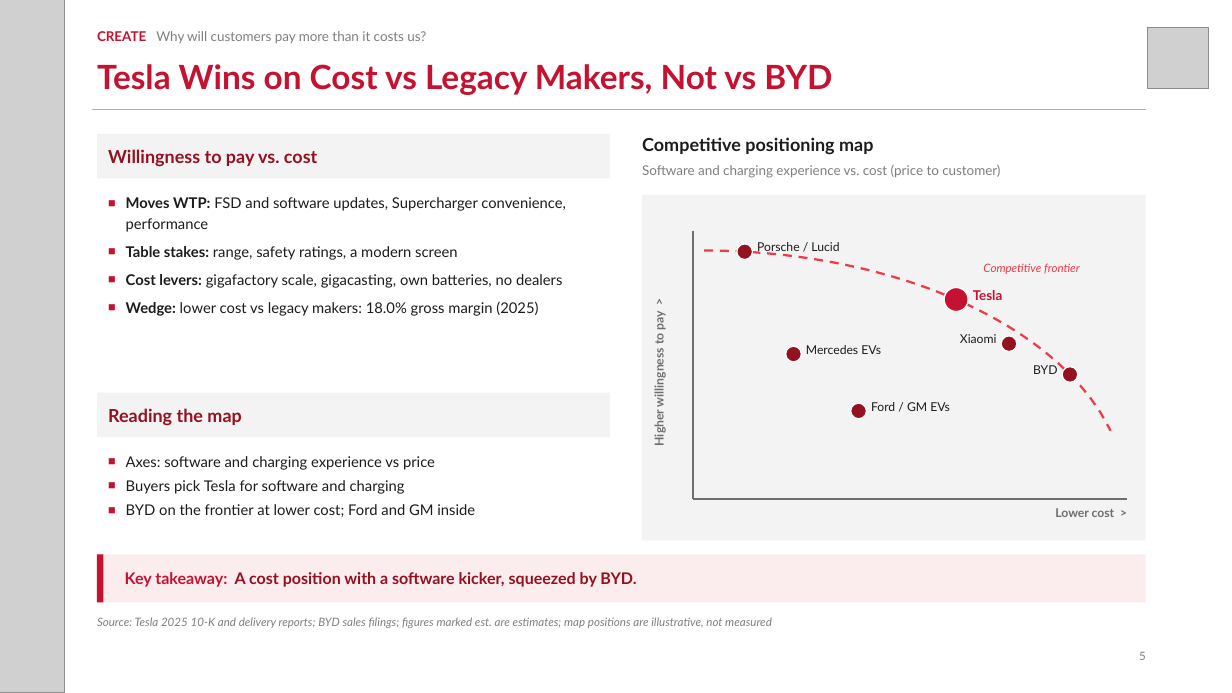
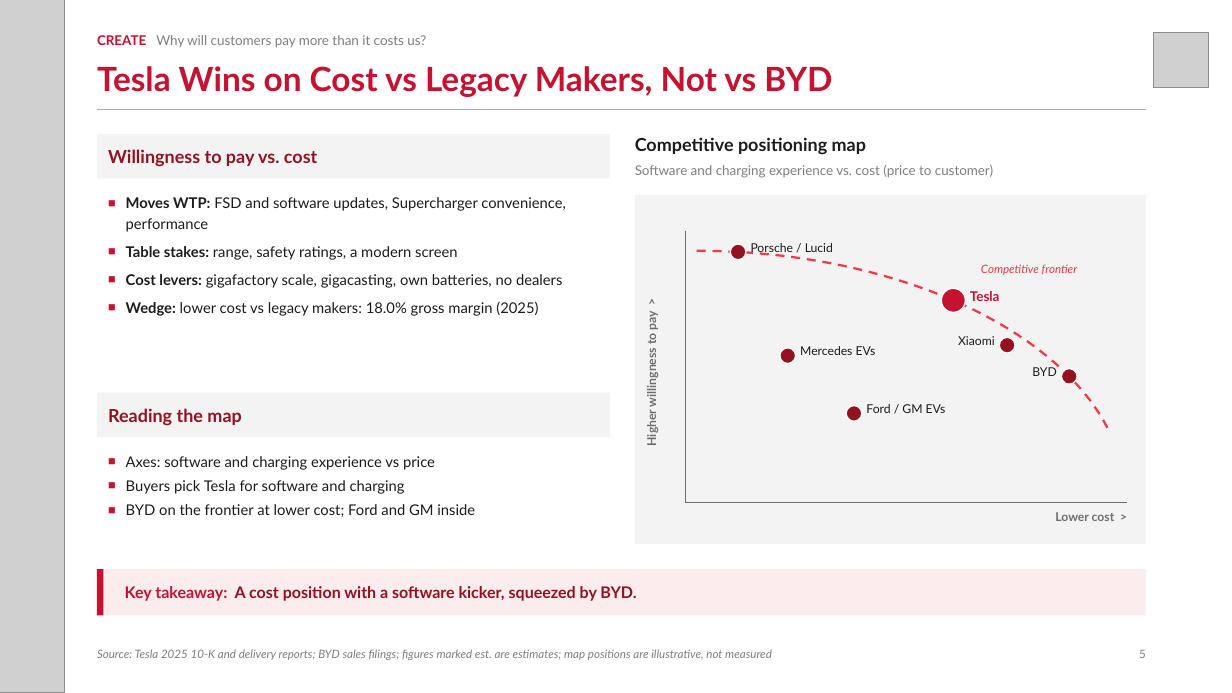
Before and after one commit to zuhayr77/AI-Business-Strategy-Agent, a slide deck: slide 5 of dccd-strategy-agent/examples/Tesla_DCCD.pptx. Drawn at 1232x693 pixels with LibreOffice and Linux fonts; fonts in the diff are those of the drawing; grey boxes stand for pictures. Boxes give left, top, right and bottom in pixels: in the first picture for what was removed or moved away, otherwise in the second. Text is boxed around its words. In the diff, an @@ line names an element or a change of style, - is before the commit and + after.

```diff
--- a/dccd-strategy-agent/examples/Tesla_DCCD.pptx
+++ b/dccd-strategy-agent/examples/Tesla_DCCD.pptx
@@ text "CREATE Why will customers pay ...": place and size @@
-text "CREATE Why will customers pay ..." at [97,31,426,43]
+text "CREATE Why will customers pay ..." at [97,35,426,47]
@@ picture: place and size @@
-picture at [1148,28,1209,89]
+picture at [1153,32,1209,88]
@@ text "Competitive positioning map": place and size @@
-text "Competitive positioning map" at [642,137,873,155]
+text "Competitive positioning map" at [635,137,866,155]
@@ text "Software and charging experience vs. ...": place and size @@
-text "Software and charging experience vs. ..." at [642,165,1000,178]
+text "Software and charging experience vs. ..." at [635,165,993,178]
@@ rectangle: place and size @@
-rectangle at [642,195,1146,541]
+rectangle at [635,195,1146,544]
@@ line moved from (693, 231) - (693, 499) to (686, 231) - (686, 503) @@
@@ text "Higher willingness to pay >": place and size @@
-text "Higher willingness to pay >" at [652,312,667,445]
+text "Higher willingness to pay >" at [644,312,659,445]
@@ freeform shape: place and size @@
-freeform shape at [704,250,1111,431]
+freeform shape at [697,250,1111,433]
@@ text "Porsche / Lucid": place and size @@
-text "Porsche / Lucid" at [757,242,839,255]
+text "Porsche / Lucid" at [751,243,833,255]
@@ 2 texts, 2 ellipses: place and size @@
-2 texts, 2 ellipses at [737,244,950,411]
+2 texts, 2 ellipses at [730,244,946,413]
@@ ellipse: place and size @@
-ellipse at [851,403,867,419]
+ellipse at [847,406,862,421]
@@ text "Lower cost >": place and size @@
-text "Lower cost >" at [1055,508,1115,517]
+text "Lower cost >" at [1055,512,1115,521]
@@ line moved from (693, 499) - (1128, 499) to (686, 503) - (1128, 503) @@
@@ 2 rectangles, 1 text: place and size @@
-2 rectangles, 1 text at [97,555,1146,603]
+2 rectangles, 1 text at [97,569,1146,616]
@@ text "Source: Tesla 2025 10-K and ...": place and size @@
-text "Source: Tesla 2025 10-K and ..." at [97,617,772,628]
+text "Source: Tesla 2025 10-K and ..." at [97,649,772,660]
@@ text "Source: Tesla 2025 10-K and ..." at [97,649,772,660]: vertical alignment top to bottom @@
@@ text "5" at [1139,650,1146,658]: vertical alignment middle to bottom @@
```
Also in this commit, not shown: 8 other slides changed, 11 other files.
